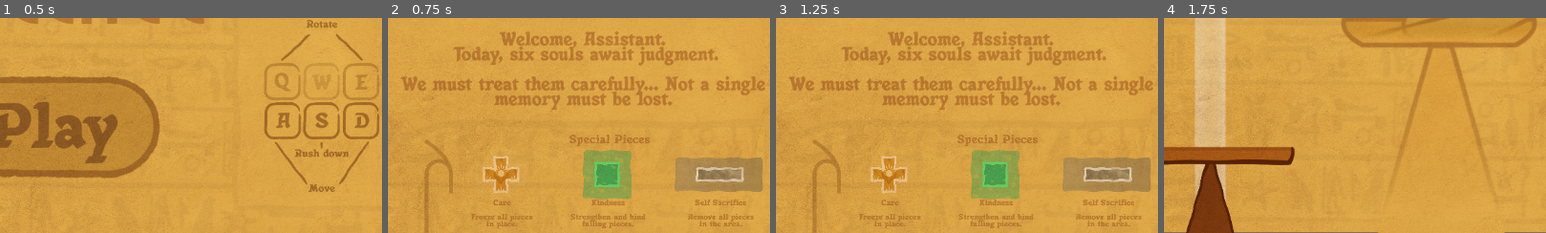
Above: before the commit, frames 1-4 (left to right).
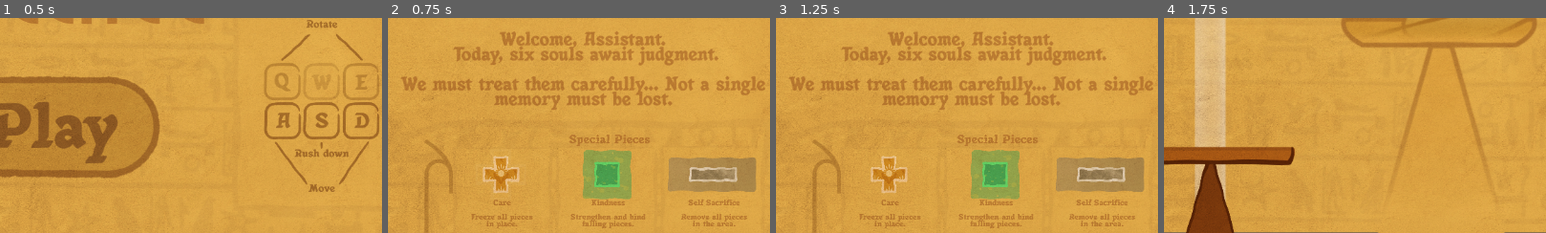
Above: after the commit, the same moments.

Repository: anfray-lapeyre/MADz-GameJam-04-2025
Game: Godot game, scene res://Scenes/UI/map_start_menu.tscn
The game is run twice, just before and just after one commit, with the same random seed, the same clock (stepped at 60 frames per second) and the same inputs. The engine's default icon, where the game draws it, is replaced by a stand-in: a white triangle on a blue panel in a dark square.
Inputs:
- Up to frame 1 (0.5 s): no input
- Up to frame 2 (0.75 s): click "Play" at 0.5 s
- Up to frame 3 (1.25 s): no input
- Up to frame 4 (1.75 s): click "1 - Future Scribe" at 1.25 s
The pictures show only the part of the screen within x 43-93%, y 50-100%; the shares and areas given below are measured in that part.

Frame 1 is identical in both runs. In frame 2, 1.5% of the frame differs, in the area x 73-98%, y 64-97%; in frame 3, 1.5%; in frame 4, nothing differs.

Commit message:
Reworked special pieces hints and added it to pause menu

Diff:
--- a/the_souls_balance/Scenes/Levels/map_onboarding.tscn
+++ b/the_souls_balance/Scenes/Levels/map_onboarding.tscn
@@ -1,10 +1,9 @@
-[gd_scene load_steps=78 format=3 uid="uid://b2l2ujykasaw6"]
+[gd_scene load_steps=87 format=3 uid="uid://b2l2ujykasaw6"]
 
 [ext_resource type="Script" uid="uid://l4oaemtl5eql" path="res://Scripts/Resources/res_game_level.gd" id="1_ikkrf"]
 [ext_resource type="PackedScene" uid="uid://bcghsl05wl582" path="res://Scenes/Objects/Experiences/Square/obj_experience_square_joy.tscn" id="2_dahxx"]
 [ext_resource type="PackedScene" uid="uid://cm2xhekrqhpio" path="res://Scenes/Objects/Experiences/Z/obj_experience_Z_joy.tscn" id="3_x444r"]
 [ext_resource type="PackedScene" uid="uid://bo3gn4328w851" path="res://Scenes/Objects/Experiences/U/obj_experience_U_joy.tscn" id="4_s8e4x"]
-[ext_resource type="PackedScene" uid="uid://bv4fsfyp8cbs4" path="res://Scenes/Objects/Experiences/L/obj_experience_L_joy.tscn" id="5_o2uor"]
 [ext_resource type="PackedScene" uid="uid://b3qy3kq7lfj6m" path="res://Scenes/Objects/Experiences/Z/obj_experience_Z_fear.tscn" id="6_e43iy"]
 [ext_resource type="PackedScene" uid="uid://dvvpdtkoi5wst" path="res://Scenes/Objects/Experiences/LL/obj_experience_LL_anger.tscn" id="7_eooqe"]
 [ext_resource type="PackedScene" uid="uid://1am82xfab126" path="res://Scenes/Objects/Experiences/Square/obj_experience_square_anger.tscn" id="8_bpqlv"]
@@ -58,7 +57,17 @@
 [ext_resource type="AudioStream" uid="uid://cj7pywjwh8xuj" path="res://Assets/SFX/Voices/FutureScribe/s_future_scribe_lost_life_05.wav" id="41_elunv"]
 [ext_resource type="AudioStream" uid="uid://b7xn76wx7icr3" path="res://Assets/SFX/Voices/FutureScribe/s_future_scribe_lost_life_06.wav" id="42_3uk4o"]
 [ext_resource type="Texture2D" uid="uid://blnikxy6d7cwk" path="res://Assets/2D/Background/t_frame.png" id="58_s1a05"]
+[ext_resource type="Material" uid="uid://7bwkywlxtgyk" path="res://Assets/Material/m_void.tres" id="59_ada61"]
 [ext_resource type="Texture2D" uid="uid://b2o5cdp8prtbk" path="res://Assets/2D/Background/t_input.png" id="59_hd7h6"]
+[ext_resource type="Texture2D" uid="uid://c2vssiwq2yrc3" path="res://Assets/2D/Experiences/Outlines/t_cross_outline.png" id="60_61it5"]
+[ext_resource type="Material" uid="uid://cuakkqcivenmr" path="res://Assets/Material/m_slime.tres" id="61_5sv16"]
+[ext_resource type="Texture2D" uid="uid://bf5qbd1o0cgdh" path="res://Assets/2D/Experiences/Outlines/t_square_outline.png" id="62_6hve2"]
+[ext_resource type="Material" uid="uid://s4iix8lqbuqg" path="res://Assets/Material/m_slime_preview.tres" id="63_4axif"]
+[ext_resource type="Texture2D" uid="uid://dkrutr3314doa" path="res://Assets/2D/Experiences/Background/t_square_mask.png" id="64_riete"]
+[ext_resource type="Material" uid="uid://d3qvothfcms8i" path="res://Assets/Material/m_ghost.tres" id="65_5ssdb"]
+[ext_resource type="Texture2D" uid="uid://dau3q5loo4jtb" path="res://Assets/2D/Experiences/Outlines/t_i_outline.png" id="66_b33gi"]
+[ext_resource type="Material" uid="uid://o8k4mo5d1hu4" path="res://Assets/Material/m_ghost_preview.tres" id="67_20dlx"]
+[ext_resource type="Texture2D" uid="uid://ceivk22tes4tp" path="res://Assets/2D/Experiences/Background/t_i_mask.png" id="68_qytck"]
 
 [sub_resource type="Animation" id="Animation_8u6bx"]
 resource_name = "HealthLost0"
@@ -652,7 +661,7 @@
 [node name="Node2D" type="Node2D"]
 script = ExtResource("1_ikkrf")
 ex_level_number = 1
-ex_experience_list = Array[PackedScene]([ExtResource("2_dahxx"), ExtResource("3_x444r"), ExtResource("4_s8e4x"), ExtResource("5_o2uor"), ExtResource("6_e43iy"), ExtResource( …(333 unchanged characters)…
+ex_experience_list = Array[PackedScene]([ExtResource("2_dahxx"), ExtResource("3_x444r"), ExtResource("4_s8e4x"), ExtResource("14_lnl3e"), ExtResource("6_e43iy"), ExtResource( …(333 unchanged characters)…
 ex_voice_over_list = Array[AudioStream]([ExtResource("18_eu0xy"), ExtResource("19_vpwou"), ExtResource("20_s1a05"), Ext …(397 unchanged characters)…
 ex_subtitle_list = Array[String](["The birdsong in the morning", "I learned a new hieroglyph!", "Oh! A cat in the reeds …(637 unchanged characters)…
 ex_life_lost_sfx_list = Array[AudioStream]([ExtResource("37_20dlx"), ExtResource("38_qytck"), ExtResource("39_4hnxr"), ExtResource("40_ikxy1"), ExtResource("41_elunv"), ExtResource("42_3uk4o")])
@@ -834,7 +843,7 @@
 
 [node name="PauseMenu" type="Control" parent="PauseLayer"]
 process_mode = 3
-z_index = 4096
+z_index = 4000
 layout_mode = 3
 anchors_preset = 0
 offset_right = 1150.0
@@ -931,9 +940,9 @@
 material = ExtResource("17_rpu5o")
 layout_mode = 0
 offset_left = 406.0
-offset_top = 138.0
+offset_top = 186.0
 offset_right = 871.0
-offset_bottom = 352.0
+offset_bottom = 400.0
 scale = Vector2(0.7, 0.7)
 theme_override_colors/font_disabled_color = Color(0.58, 0.5423, 0.493, 1)
 theme_override_colors/font_hover_pressed_color = Color(0.714662, 0.505649, 0.243862, 1)
@@ -963,9 +972,9 @@
 material = ExtResource("17_rpu5o")
 layout_mode = 0
 offset_left = 406.0
-offset_top = 287.0
+offset_top = 335.0
 offset_right = 871.0
-offset_bottom = 501.0
+offset_bottom = 549.0
 scale = Vector2(0.7, 0.7)
 theme_override_colors/font_disabled_color = Color(0.58, 0.5423, 0.493, 1)
 theme_override_colors/font_hover_pressed_color = Color(0.714662, 0.505649, 0.243862, 1)
@@ -994,9 +1003,9 @@
 material = ExtResource("17_rpu5o")
 layout_mode = 0
 offset_left = 406.0
-offset_top = 438.0
+offset_top = 486.0
 offset_right = 871.0
-offset_bottom = 652.0
+offset_bottom = 700.0
 scale = Vector2(0.7, 0.7)
 theme_override_colors/font_disabled_color = Color(0.58, 0.5423, 0.493, 1)
 theme_override_colors/font_hover_pressed_color = Color(0.714662, 0.505649, 0.243862, 1)
@@ -1029,7 +1038,7 @@
 
 [node name="LoreContainer" type="Sprite2D" parent="PauseLayer/PauseMenu"]
 material = ExtResource("17_rpu5o")
-position = Vector2(218.716, 362.2)
+position = Vector2(170.716, 362.2)
 scale = Vector2(0.504892, 0.511169)
 texture = ExtResource("58_s1a05")
 
@@ -1057,6 +1066,118 @@
 vertical_alignment = 1
 autowrap_mode = 2
 
+[node name="SpecialPieces" type="Node2D" parent="PauseLayer/PauseMenu"]
+position = Vector2(-264, -472)
+
+[node name="PowerContainers" type="Sprite2D" parent="PauseLayer/PauseMenu/SpecialPieces"]
+z_index = 999
+material = ExtResource("59_ada61")
+position = Vector2(672, 560)
+scale = Vector2(0.15, 0.15)
+texture = ExtResource("60_61it5")
+
+[node name="Sprite2D" type="Sprite2D" parent="PauseLayer/PauseMenu/SpecialPieces/PowerContainers"]
+z_index = -1
+material = ExtResource("17_rpu5o")
+position = Vector2(16.6667, 120.833)
+scale = Vector2(1.64806, 1.31385)
+texture = ExtResource("58_s1a05")
+
+[node name="PowerLabel" type="Label" parent="PauseLayer/PauseMenu/SpecialPieces/PowerContainers"]
+material = ExtResource("30_hd7h6")
+anchors_preset = 15
+anchor_right = 1.0
+anchor_bottom = 1.0
+offset_left = -336.0
+offset_top = 217.0
+offset_right = -152.0
+offset_bottom = 39.0
+theme_override_constants/line_spacing = -50
+theme_override_fonts/font = ExtResource("31_ktc1p")
+theme_override_font_sizes/font_size = 80
+text = "Care
+
+Freeze all pieces in place."
+horizontal_alignment = 1
+autowrap_mode = 2
+
+[node name="PowerContainers2" type="Sprite2D" parent="PauseLayer/PauseMenu/SpecialPieces"]
+z_index = 999
+material = ExtResource("61_5sv16")
+position = Vector2(832, 560)
+scale = Vector2(0.15, 0.15)
+texture = ExtResource("62_6hve2")
+
+[node name="Sprite2D2" type="Sprite2D" parent="PauseLayer/PauseMenu/SpecialPieces/PowerContainers2"]
+z_index = -2
+material = ExtResource("17_rpu5o")
+position = Vector2(-3.33339, 120.833)
+scale = Vector2(1.69059, 1.31385)
+texture = ExtResource("58_s1a05")
+
+[node name="Sprite2D" type="Sprite2D" parent="PauseLayer/PauseMenu/SpecialPieces/PowerContainers2"]
+z_index = -1
+material = ExtResource("63_4axif")
+scale = Vector2(1.9, 1.9)
+texture = ExtResource("64_riete")
+
+[node name="PowerLabel" type="Label" parent="PauseLayer/PauseMenu/SpecialPieces/PowerContainers2"]
+material = ExtResource("30_hd7h6")
+anchors_preset = 15
+anchor_right = 1.0
+anchor_bottom = 1.0
+offset_left = -383.0
+offset_top = 216.667
+offset_right = -106.0
+offset_bottom = 38.6667
+theme_override_constants/line_spacing = -50
+theme_override_fonts/font = ExtResource("31_ktc1p")
+theme_override_font_sizes/font_size = 80
+text = "Kindness
+
+Strengthen and bind falling pieces."
+horizontal_alignment = 1
+autowrap_mode = 2
+
+[node name="PowerContainers3" type="Sprite2D" parent="PauseLayer/PauseMenu/SpecialPieces"]
+z_index = 10
+material = ExtResource("65_5ssdb")
+position = Vector2(994, 560)
+scale = Vector2(0.15, 0.15)
+texture = ExtResource("66_b33gi")
+
+[node name="PowerLabel" type="Label" parent="PauseLayer/PauseMenu/SpecialPieces/PowerContainers3"]
+material = ExtResource("30_hd7h6")
+anchors_preset = 15
+anchor_right = 1.0
+anchor_bottom = 1.0
+offset_left = -383.0
+offset_top = 217.0
+offset_right = -106.0
+offset_bottom = 39.0
+theme_override_constants/line_spacing = -50
+theme_override_fonts/font = ExtResource("31_ktc1p")
+theme_override_font_sizes/font_size = 80
+text = "Self Sacrifice
+
+Remove all pieces in the area."
+horizontal_alignment = 1
+autowrap_mode = 2
+
+[node name="Sprite2D" type="Sprite2D" parent="PauseLayer/PauseMenu/SpecialPieces/PowerContainers3"]
+z_index = -1
+material = ExtResource("67_20dlx")
+position = Vector2(-13.3345, 0)
+scale = Vector2(1.835, 2.4)
+texture = ExtResource("68_qytck")
+
+[node name="Sprite2D2" type="Sprite2D" parent="PauseLayer/PauseMenu/SpecialPieces/PowerContainers3"]
+z_index = -2
+material = ExtResource("17_rpu5o")
+position = Vector2(-3.33339, 120.833)
+scale = Vector2(1.73312, 1.31385)
+texture = ExtResource("58_s1a05")
+
 [node name="RealGround" type="StaticBody2D" parent="."]
 collision_layer = 3
 collision_mask = 3
--- a/the_souls_balance/Scenes/UI/map_level_selection.tscn
+++ b/the_souls_balance/Scenes/UI/map_level_selection.tscn
@@ -20,6 +20,7 @@
 [ext_resource type="Material" uid="uid://7bwkywlxtgyk" path="res://Assets/Material/m_void.tres" id="18_wplfo"]
 [ext_resource type="Texture2D" uid="uid://c2vssiwq2yrc3" path="res://Assets/2D/Experiences/Outlines/t_cross_outline.png" id="19_sc7vt"]
 [ext_resource type="Material" uid="uid://cuakkqcivenmr" path="res://Assets/Material/m_slime.tres" id="20_4bt1f"]
+[ext_resource type="Texture2D" uid="uid://blnikxy6d7cwk" path="res://Assets/2D/Background/t_frame.png" id="20_sc7vt"]
 [ext_resource type="Texture2D" uid="uid://bf5qbd1o0cgdh" path="res://Assets/2D/Experiences/Outlines/t_square_outline.png" id="21_7p7mm"]
 [ext_resource type="Material" uid="uid://s4iix8lqbuqg" path="res://Assets/Material/m_slime_preview.tres" id="22_klwk7"]
 [ext_resource type="Texture2D" uid="uid://dkrutr3314doa" path="res://Assets/2D/Experiences/Background/t_square_mask.png" id="23_la5jx"]
@@ -352,13 +353,16 @@
 vertical_alignment = 1
 autowrap_mode = 2
 
-[node name="PowerContainers" type="Sprite2D" parent="."]
+[node name="SpecialPieces" type="Node2D" parent="."]
+
+[node name="PowerContainers" type="Sprite2D" parent="SpecialPieces"]
+z_index = 10
 material = ExtResource("18_wplfo")
 position = Vector2(664, 560)
 scale = Vector2(0.15, 0.15)
 texture = ExtResource("19_sc7vt")
 
-[node name="PowerLabel" type="Label" parent="PowerContainers"]
+[node name="PowerLabel" type="Label" parent="SpecialPieces/PowerContainers"]
 material = ExtResource("17_tvwu7")
 anchors_preset = -1
 anchor_right = 1.0
@@ -376,14 +380,21 @@
 horizontal_alignment = 1
 autowrap_mode = 2
 
-[node name="PowerContainers2" type="Sprite2D" parent="."]
+[node name="Sprite2D" type="Sprite2D" parent="SpecialPieces/PowerContainers"]
+z_index = -1
+material = ExtResource("11_h4fdd")
+position = Vector2(16.6667, 166.667)
+scale = Vector2(1.64806, 1.1948)
+texture = ExtResource("20_sc7vt")
+
+[node name="PowerContainers2" type="Sprite2D" parent="SpecialPieces"]
 z_index = 10
 material = ExtResource("20_4bt1f")
 position = Vector2(824, 560)
 scale = Vector2(0.15, 0.15)
 texture = ExtResource("21_7p7mm")
 
-[node name="PowerLabel2" type="Label" parent="PowerContainers2"]
+[node name="PowerLabel2" type="Label" parent="SpecialPieces/PowerContainers2"]
 material = ExtResource("17_tvwu7")
 anchors_preset = -1
 anchor_right = 1.0
@@ -399,13 +410,13 @@
 horizontal_alignment = 1
 autowrap_mode = 2
 
-[node name="Sprite2D" type="Sprite2D" parent="PowerContainers2"]
+[node name="Sprite2D" type="Sprite2D" parent="SpecialPieces/PowerContainers2"]
 z_index = -1
 material = ExtResource("22_klwk7")
 scale = Vector2(1.9, 1.9)
 texture = ExtResource("23_la5jx")
 
-[node name="PowerLabel" type="Label" parent="PowerContainers2"]
+[node name="PowerLabel" type="Label" parent="SpecialPieces/PowerContainers2"]
 material = ExtResource("17_tvwu7")
 anchors_preset = -1
 anchor_right = 1.0
@@ -423,14 +434,21 @@
 horizontal_alignment = 1
 autowrap_mode = 2
 
-[node name="PowerContainers3" type="Sprite2D" parent="."]
+[node name="Sprite2D2" type="Sprite2D" parent="SpecialPieces/PowerContainers2"]
+z_index = -2
+material = ExtResource("11_h4fdd")
+position = Vector2(-3.33339, 163.333)
+scale = Vector2(1.69059, 1.20346)
+texture = ExtResource("20_sc7vt")
+
+[node name="PowerContainers3" type="Sprite2D" parent="SpecialPieces"]
 z_index = 10
 material = ExtResource("24_gygjs")
-position = Vector2(994, 560)
+position = Vector2(984, 560)
 scale = Vector2(0.15, 0.15)
 texture = ExtResource("25_ym6m2")
 
-[node name="PowerLabel" type="Label" parent="PowerContainers3"]
+[node name="PowerLabel" type="Label" parent="SpecialPieces/PowerContainers3"]
 material = ExtResource("17_tvwu7")
 anchors_preset = -1
 anchor_right = 1.0
@@ -448,12 +466,19 @@
 horizontal_alignment = 1
 autowrap_mode = 2
 
-[node name="Sprite2D" type="Sprite2D" parent="PowerContainers3"]
+[node name="Sprite2D" type="Sprite2D" parent="SpecialPieces/PowerContainers3"]
 z_index = -1
 material = ExtResource("26_0k8rd")
 position = Vector2(-13.3345, 0)
 scale = Vector2(1.835, 2.4)
 texture = ExtResource("27_i3o3u")
+
+[node name="Sprite2D2" type="Sprite2D" parent="SpecialPieces/PowerContainers3"]
+z_index = -2
+material = ExtResource("11_h4fdd")
+position = Vector2(-3.33339, 160)
+scale = Vector2(1.73312, 1.21212)
+texture = ExtResource("20_sc7vt")
 
 [connection signal="pressed" from="return" to="." method="_on_return_button_pressed"]
 [connection signal="pressed" from="Level_1" to="." method="_on_level_1_pressed"]
Not shown: 1 places in the_souls_balance/Scenes/UI/map_level_selection.tscn that only renumber resources
